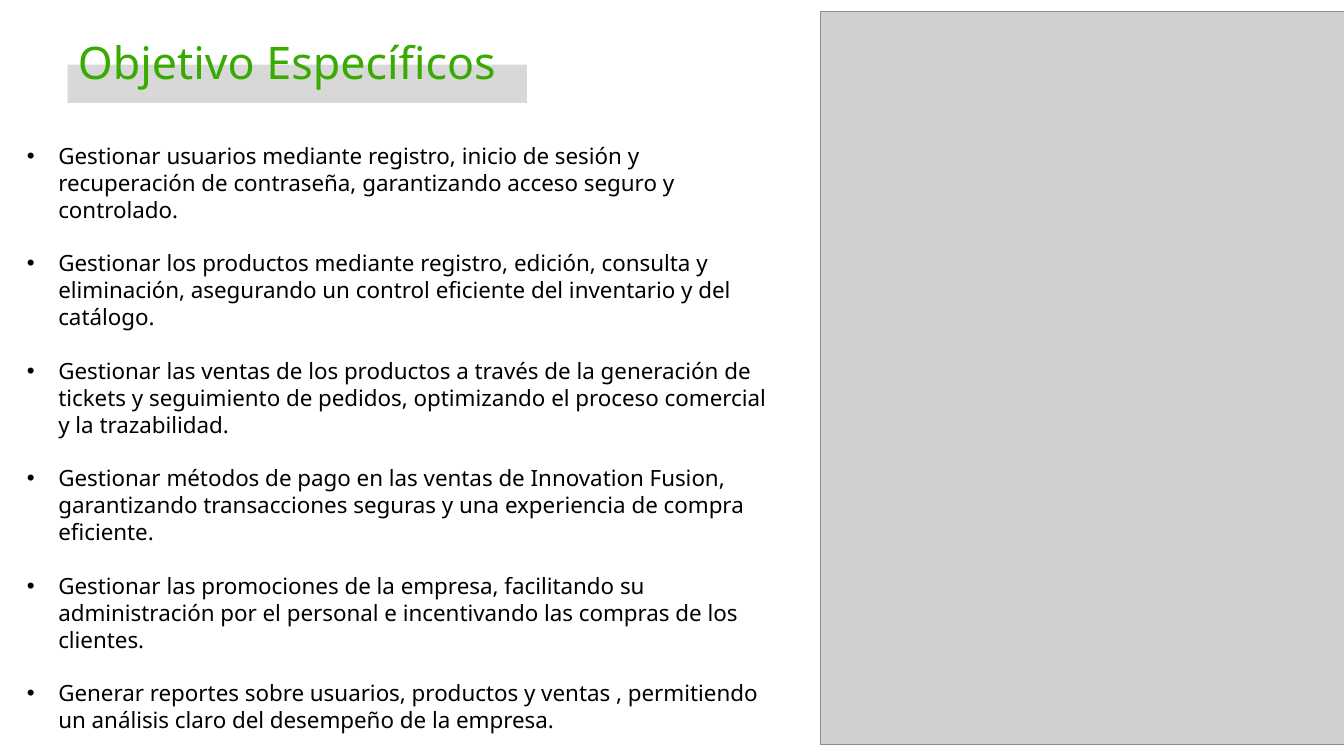
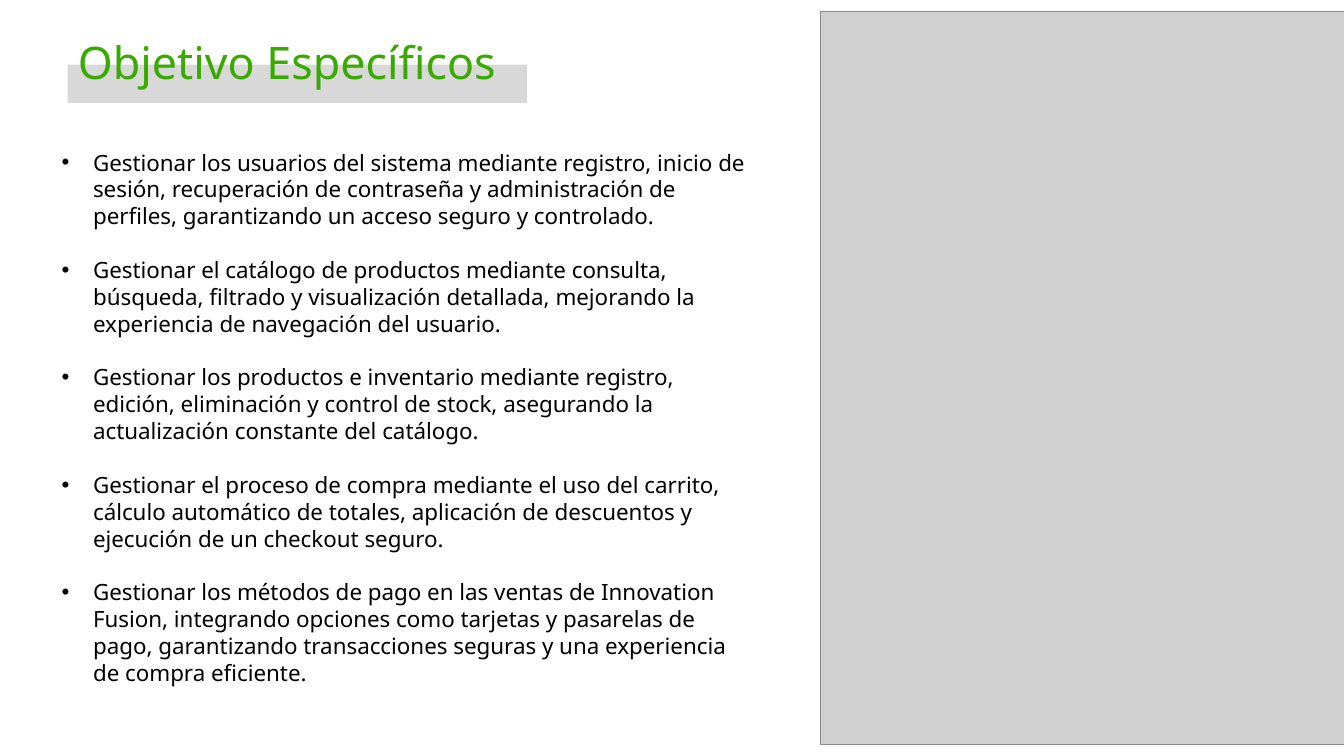
Before and after one commit to Katherin-22/zefiro, a slide deck: slide 9 of 01_proyecto/trim1/01_contextualizacion_proyecto/Presentación del Proyecto.pptx. Drawn at 1344x756 pixels with LibreOffice and Linux fonts; fonts in the diff are those of the drawing; grey boxes stand for pictures; background and template pictures are left out. Boxes give left, top, right and bottom in pixels: in the first picture for what was removed or moved away, otherwise in the second. Text is boxed around its words. In the diff, an @@ line names an element or a change of style, - is before the commit and + after.

```diff
--- a/01_proyecto/trim1/01_contextualizacion_proyecto/Presentación del Proyecto.pptx
+++ b/01_proyecto/trim1/01_contextualizacion_proyecto/Presentación del Proyecto.pptx
@@ text at [93, 154, 744, 687]: text changed @@
-• Gestionar usuarios mediante registro, inicio de sesión y recuperación de contraseña, garantizando acceso seguro y controlado.
-• Gestionar los productos mediante registro, edición, consulta y eliminación, asegurando un control eficiente del inventario y del catálogo.
-• Gestionar las ventas de los productos a través de la generación de tickets y seguimiento de pedidos, optimizando el proceso comercial y la trazabilidad.
-• Gestionar métodos de pago en las ventas de Innovation Fusion, garantizando transacciones seguras y una experiencia de compra eficiente.
-• Gestionar las promociones de la empresa, facilitando su administración por el personal e incentivando las compras de los clientes.
-• Generar reportes sobre usuarios, productos y ventas , permitiendo un análisis claro del desempeño de la empresa.
+• Gestionar los usuarios del sistema mediante registro, inicio de sesión, recuperación de contraseña y administración de perfiles, garantizando un acceso seguro y controlado.
+• Gestionar el catálogo de productos mediante consulta, búsqueda, filtrado y visualización detallada, mejorando la experiencia de navegación del usuario.
+• Gestionar los productos e inventario mediante registro, edición, eliminación y control de stock, asegurando la actualización constante del catálogo.
+• Gestionar el proceso de compra mediante el uso del carrito, cálculo automático de totales, aplicación de descuentos y ejecución de un checkout seguro.
+• Gestionar los métodos de pago en las ventas de Innovation Fusion, integrando opciones como tarjetas y pasarelas de pago, garantizando transacciones seguras y una experiencia de compra eficiente.
```
Also in this commit, not shown: 3 other slides changed, 9 slides added.
